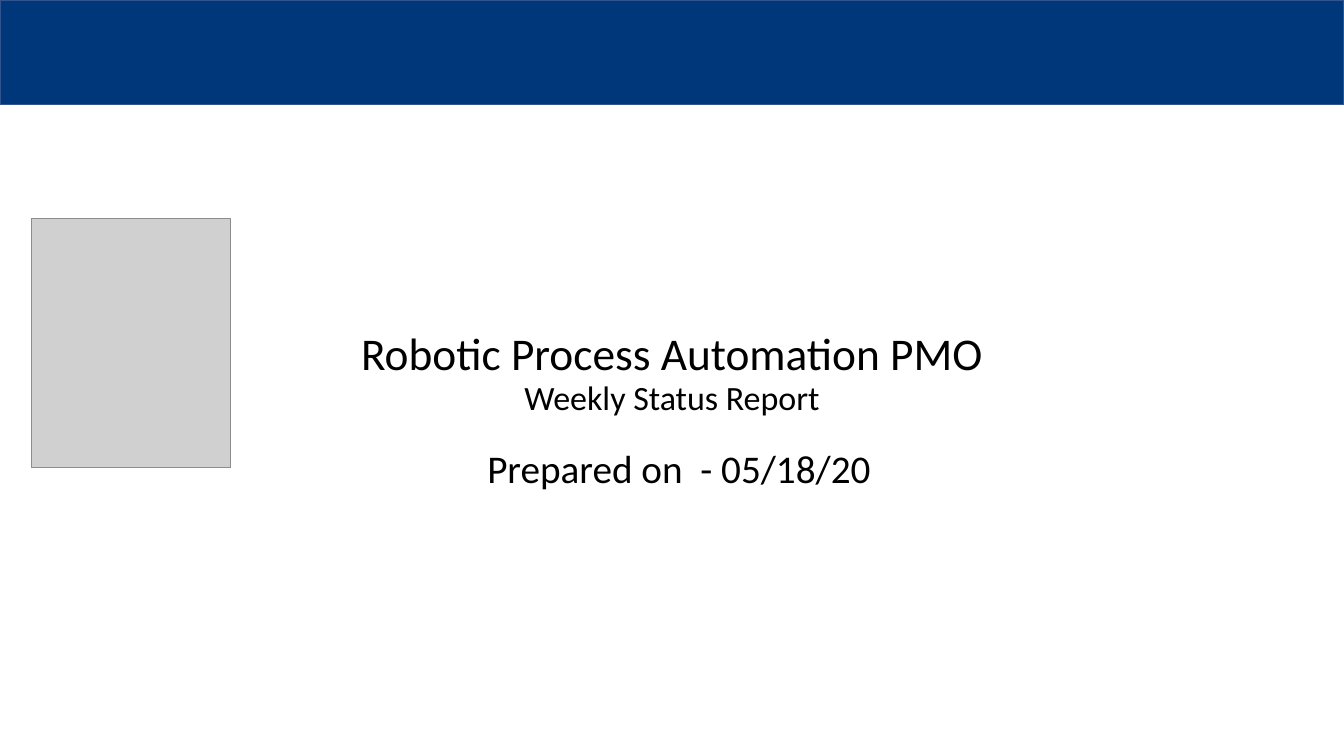
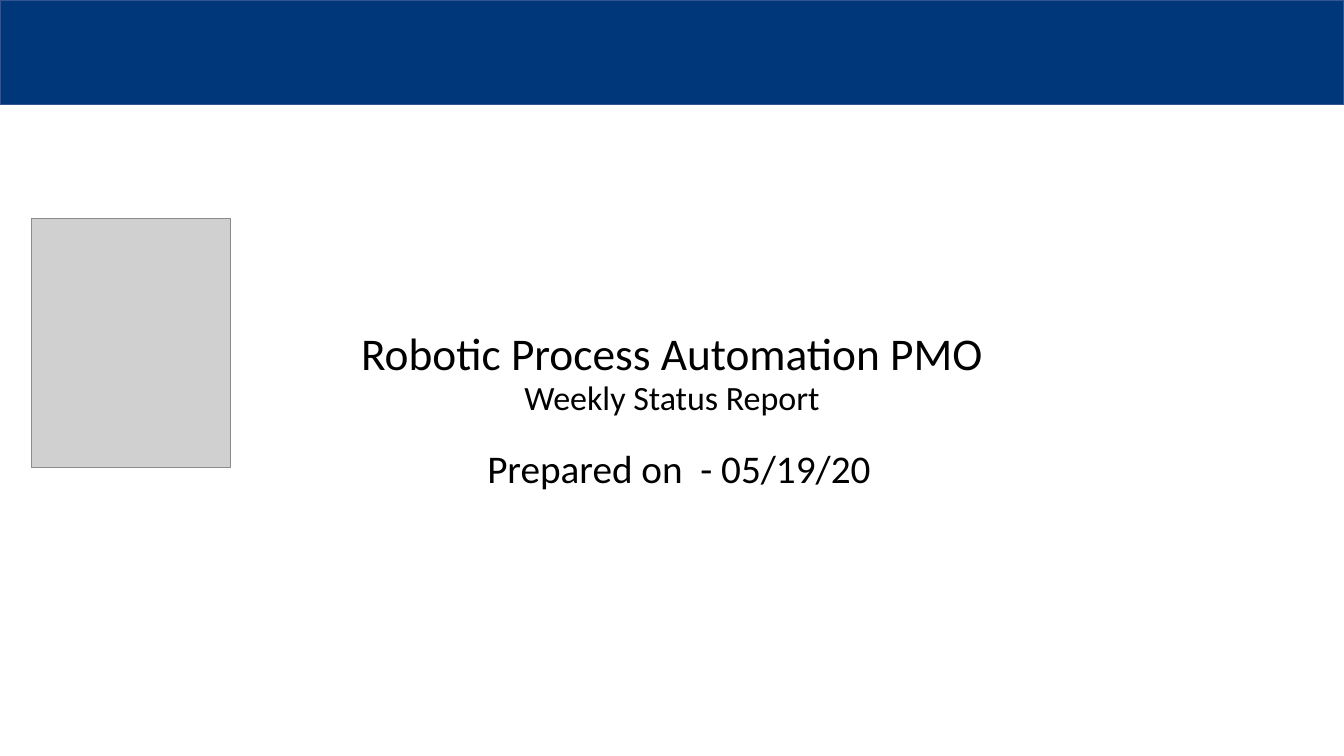
Before and after one commit to MindPetalSoftwareSolutions/VerticalApps_PMO-Bot, a slide deck: slide 1 of Data/Output/Robotic Process Automation PMO.pptx. Drawn at 1344x756 pixels with LibreOffice and Linux fonts; fonts in the diff are those of the drawing; grey boxes stand for pictures; background and template pictures are left out. Boxes give left, top, right and bottom in pixels: in the first picture for what was removed or moved away, otherwise in the second. Text is boxed around its words. In the diff, an @@ line names an element or a change of style, - is before the commit and + after.

```diff
--- a/Data/Output/Robotic Process Automation PMO.pptx
+++ b/Data/Output/Robotic Process Automation PMO.pptx
@@ text at (x1=487, y1=455, x2=870, y2=490): text changed @@
-Prepared on - 05/18/20
+Prepared on - 05/19/20
```
Also in this commit, not shown: 2 other slides changed, 2 other files.
